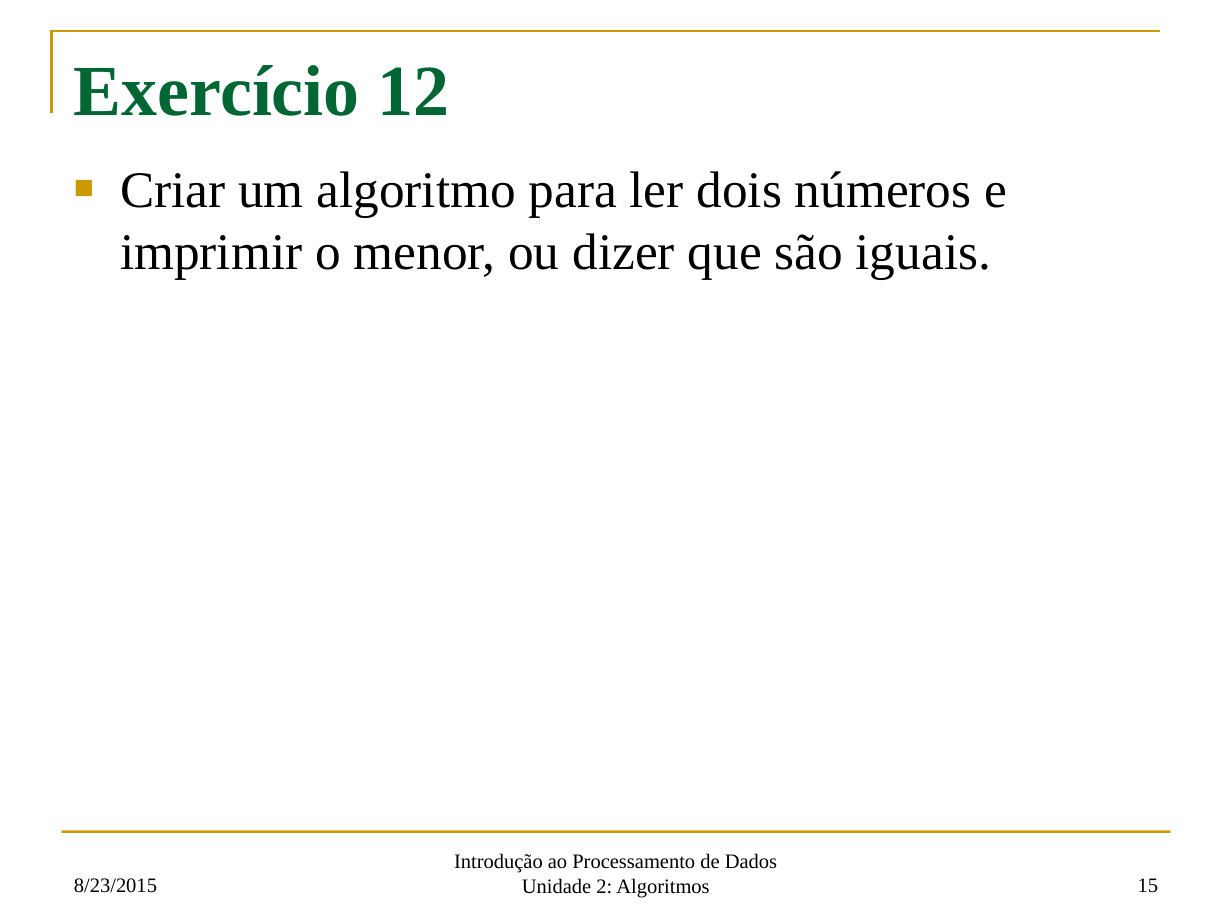
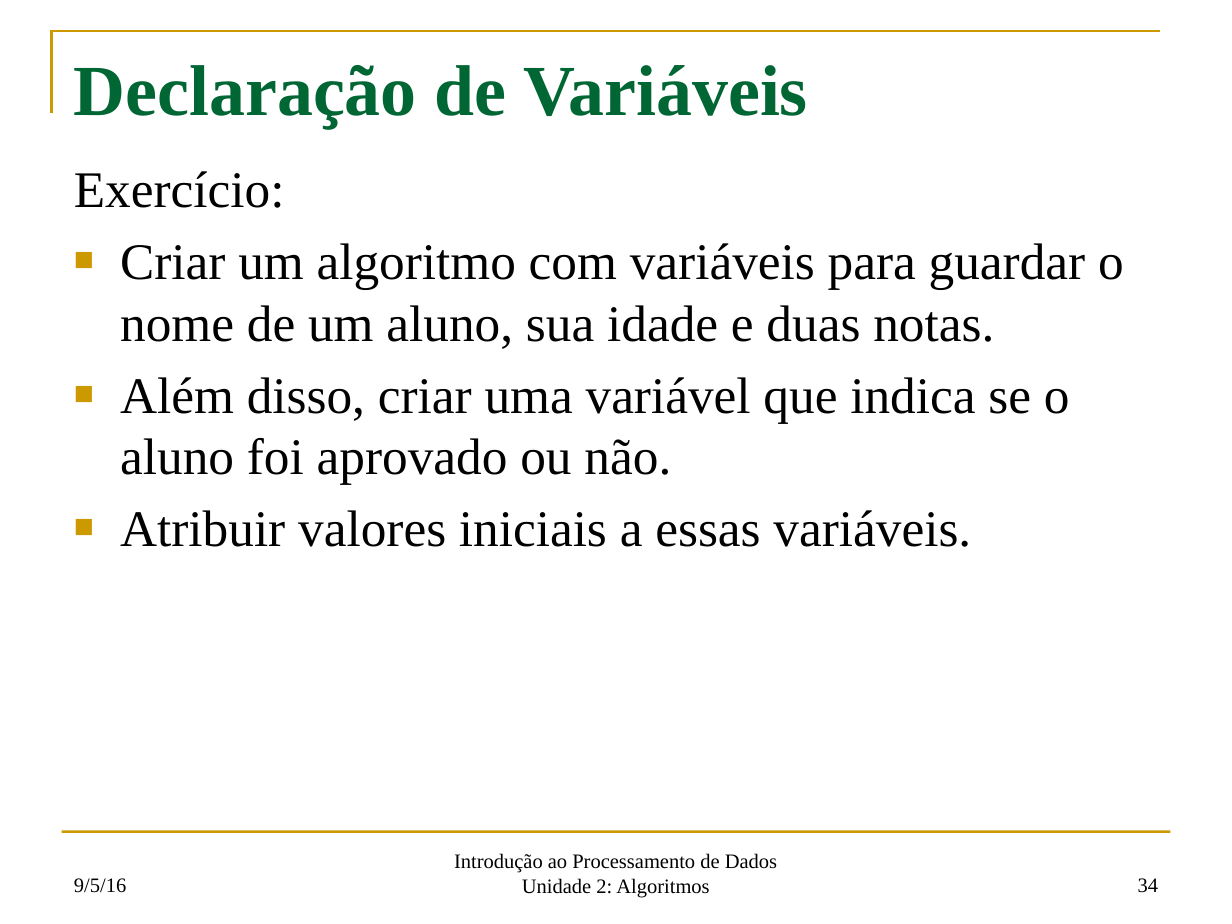
Before and after one commit to fsantanna-uerj/IPD, a slide deck: slide 34 of oficial/ipd-02.pptx (slide 15 before the commit). Drawn at 1232x924 pixels with LibreOffice and Linux fonts; fonts in the diff are those of the drawing. Boxes give left, top, right and bottom in pixels: in the first picture for what was removed or moved away, otherwise in the second. Text is boxed around its words. In the diff, an @@ line names an element or a change of style, - is before the commit and + after.

```diff
--- a/oficial/ipd-02.pptx
+++ b/oficial/ipd-02.pptx
@@ title at bbox=[74, 65, 808, 129]: text changed @@
-Exercício 12
+Declaração de Variáveis
@@ text at bbox=[74, 171, 1124, 547]: text changed @@
-■ Criar um algoritmo para ler dois números e imprimir o menor, ou dizer que são iguais.
+Exercício:
+■ Criar um algoritmo com variáveis para guardar o nome de um aluno, sua idade e duas notas.
+■ Além disso, criar uma variável que indica se o aluno foi aprovado ou não.
+■ Atribuir valores iniciais a essas variáveis.
@@ text at bbox=[74, 878, 126, 893]: text changed @@
-8/23/2015
+9/5/16
@@ page number at bbox=[1138, 878, 1158, 893]: text changed @@
-15
+34
```
Also in this commit, not shown: 7 other slides changed, 38 slides added, 14 slides removed, 5 other files.
